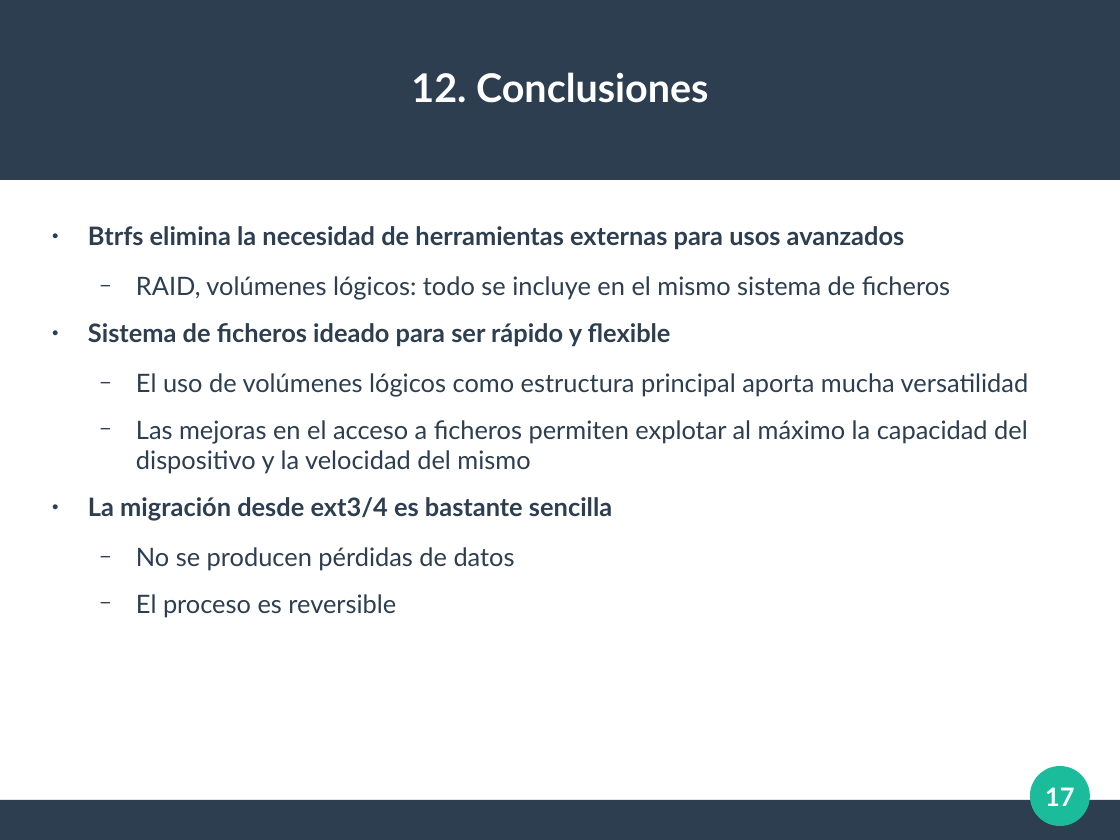
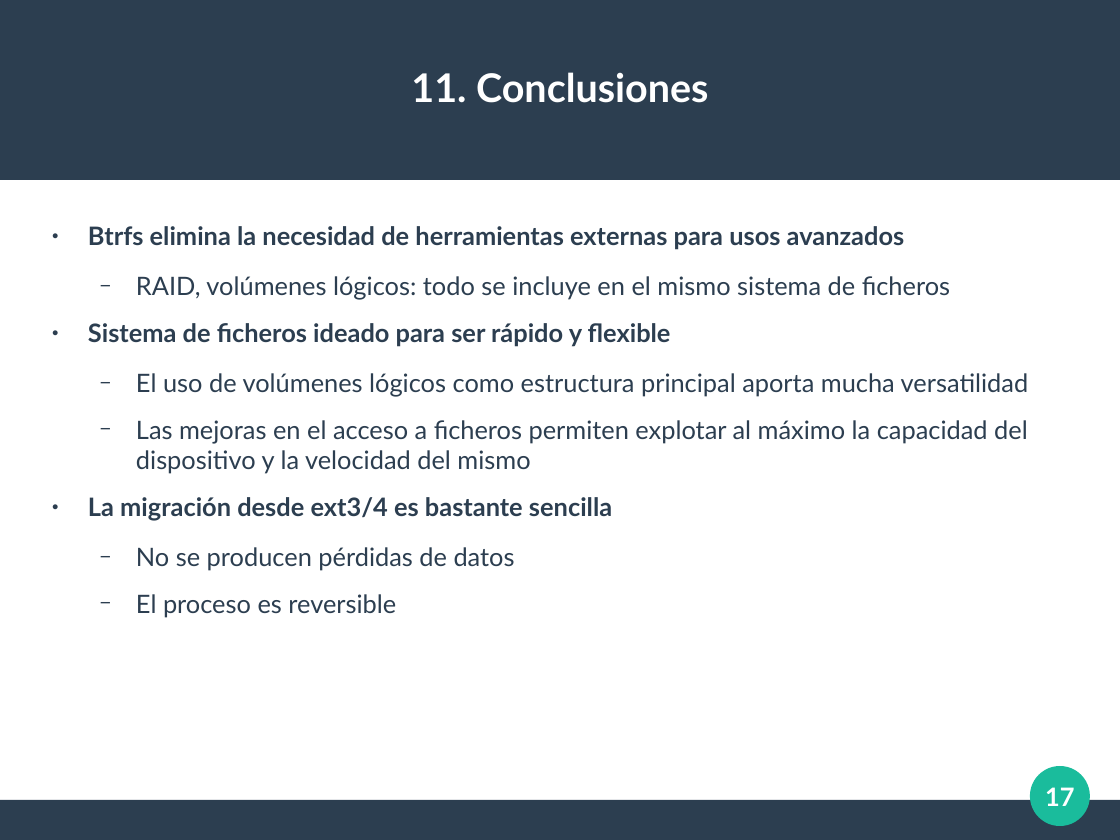
Before and after one commit to AlmuHS/Practicas_AdminServidores, a slide deck: slide 17 of Trabajo_Btrfs/Presentacion_Btrfs.odp. Drawn at 1120x840 pixels with LibreOffice and Linux fonts; fonts in the diff are those of the drawing. Boxes give left, top, right and bottom in pixels: in the first picture for what was removed or moved away, otherwise in the second. Text is boxed around its words. In the diff, an @@ line names an element or a change of style, - is before the commit and + after.

```diff
--- a/Trabajo_Btrfs/Presentacion_Btrfs.odp
+++ b/Trabajo_Btrfs/Presentacion_Btrfs.odp
@@ title at <box>411,72,708,103</box>: text changed @@
-12. Conclusiones
+11. Conclusiones
```
Also in this commit, not shown: 14 other slides changed.
